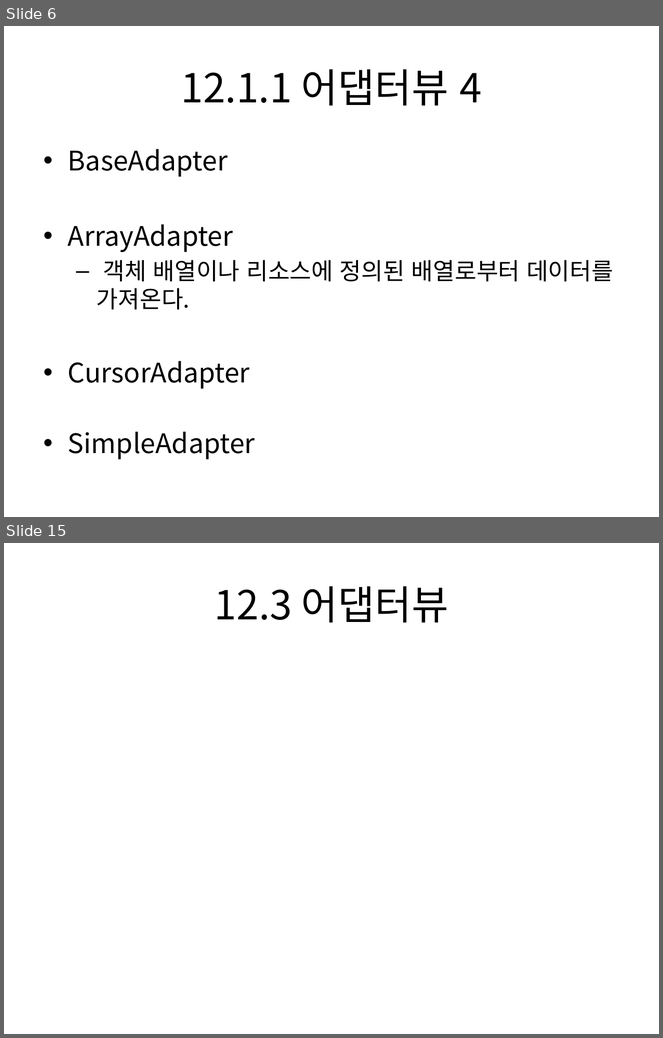
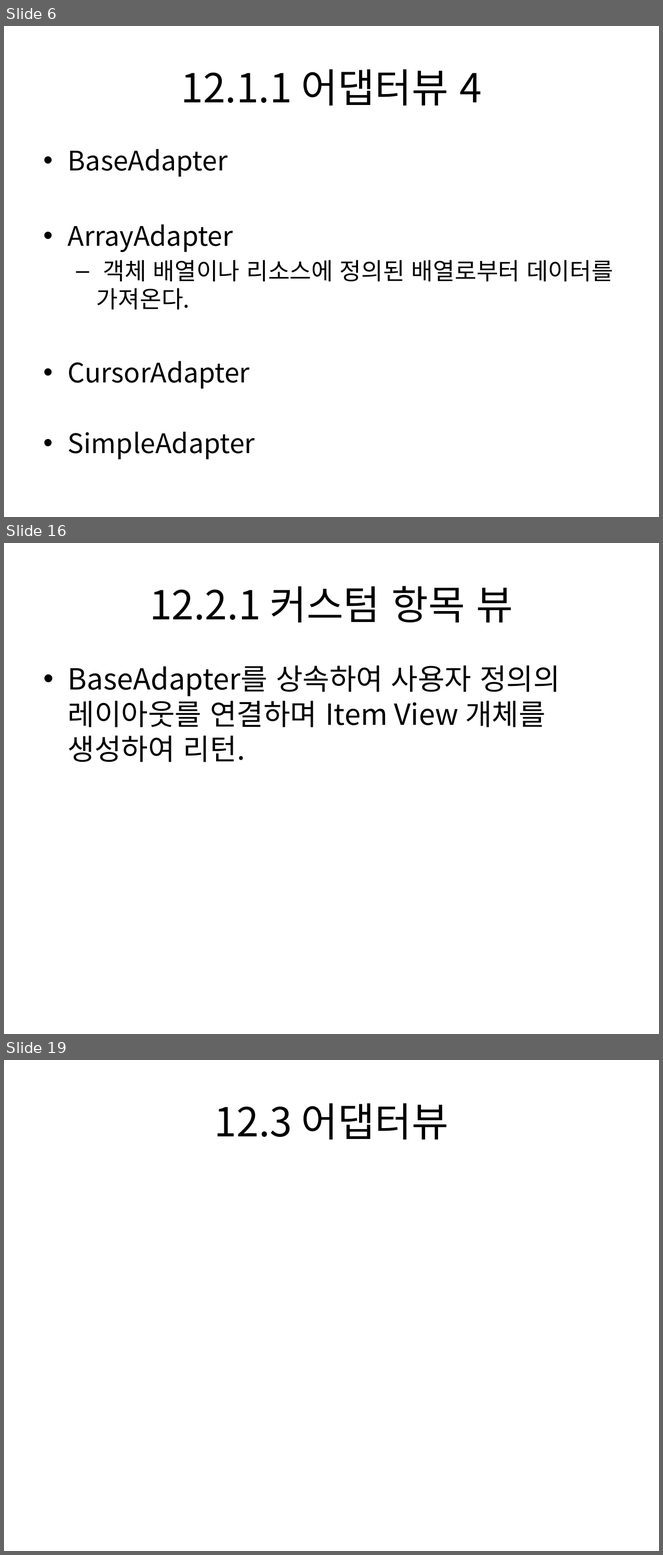
Before and after one commit to dummyFirst/NHK_Japanese, a slide deck: Android/안드로이드 프로그래밍 정복/Chapter12 어댑터뷰.pptx. Shown one above the other, each under a label of ours: slides 6 and 15 before the commit, slides 6, 16 and 19 after it; the slides between them are not shown. The pictures are 663x1038 and 663x1555 pixels, drawn with LibreOffice and Linux fonts; fonts in the diff are those of the drawing. Boxes give left, top, right and bottom in pixels: in the first picture for what was removed or moved away, otherwise in the second. Text is boxed around its words. In the diff, an @@ line names an element or a change of style, - is before the commit and + after.

Commit message:
Add 커스텀 항목 뷰

```diff
--- a/Android/안드로이드 프로그래밍 정복/Chapter12 어댑터뷰.pptx
+++ b/Android/안드로이드 프로그래밍 정복/Chapter12 어댑터뷰.pptx
@@ slide 16 added at box(4, 543, 659, 1034), background #FFFFFF @@
@@ title added at box(150, 586, 514, 623), 44 pt, text #000000 @@
+12.2.1 커스텀 항목 뷰
@@ text added at box(68, 665, 560, 762), 32 pt, text #000000 @@
+• BaseAdapter를 상속하여 사용자 정의의 레이아웃를 연결하며 Item View 개체를 생성하여 리턴.
@@ what was slide 15 is now slide 19 @@
```
Also in this commit, not shown: 8 slides changed, 3 other slides added.
